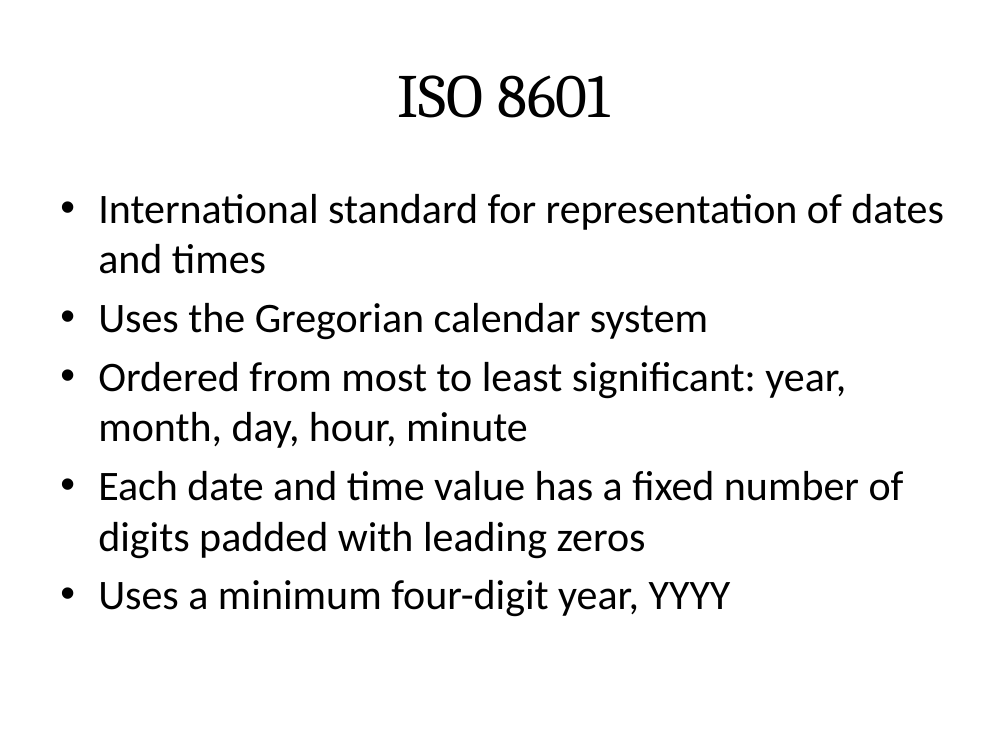
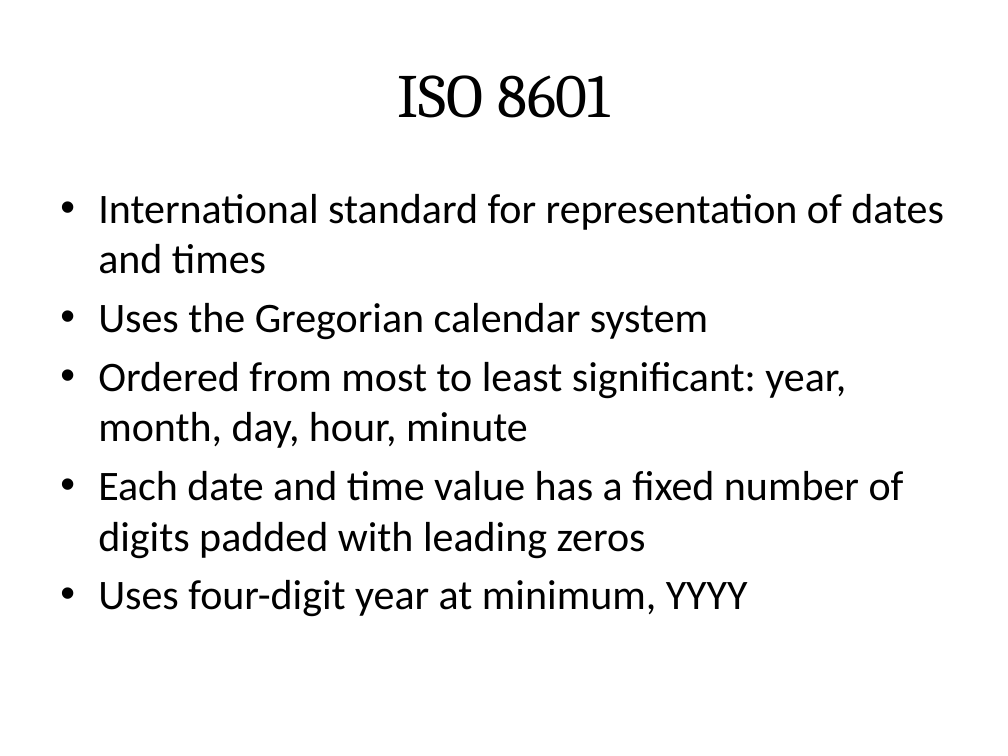
Before and after one commit to sualeh/make-a-date, a slide deck: slide 18 of Java 8 Date and Time API.pptx (slide 20 before the commit). Drawn at 1008x756 pixels with LibreOffice and Linux fonts; fonts in the diff are those of the drawing. Boxes give left, top, right and bottom in pixels: in the first picture for what was removed or moved away, otherwise in the second. Text is boxed around its words. In the diff, an @@ line names an element or a change of style, - is before the commit and + after.

Commit message:
Updates

```diff
--- a/Java 8 Date and Time API.pptx
+++ b/Java 8 Date and Time API.pptx
@@ text at box(98, 580, 748, 617): text changed @@
-• Uses a minimum four-digit year, YYYY
+• Uses four-digit year at minimum, YYYY
```
Also in this commit, not shown: 3 other slides changed, 2 slides removed.
